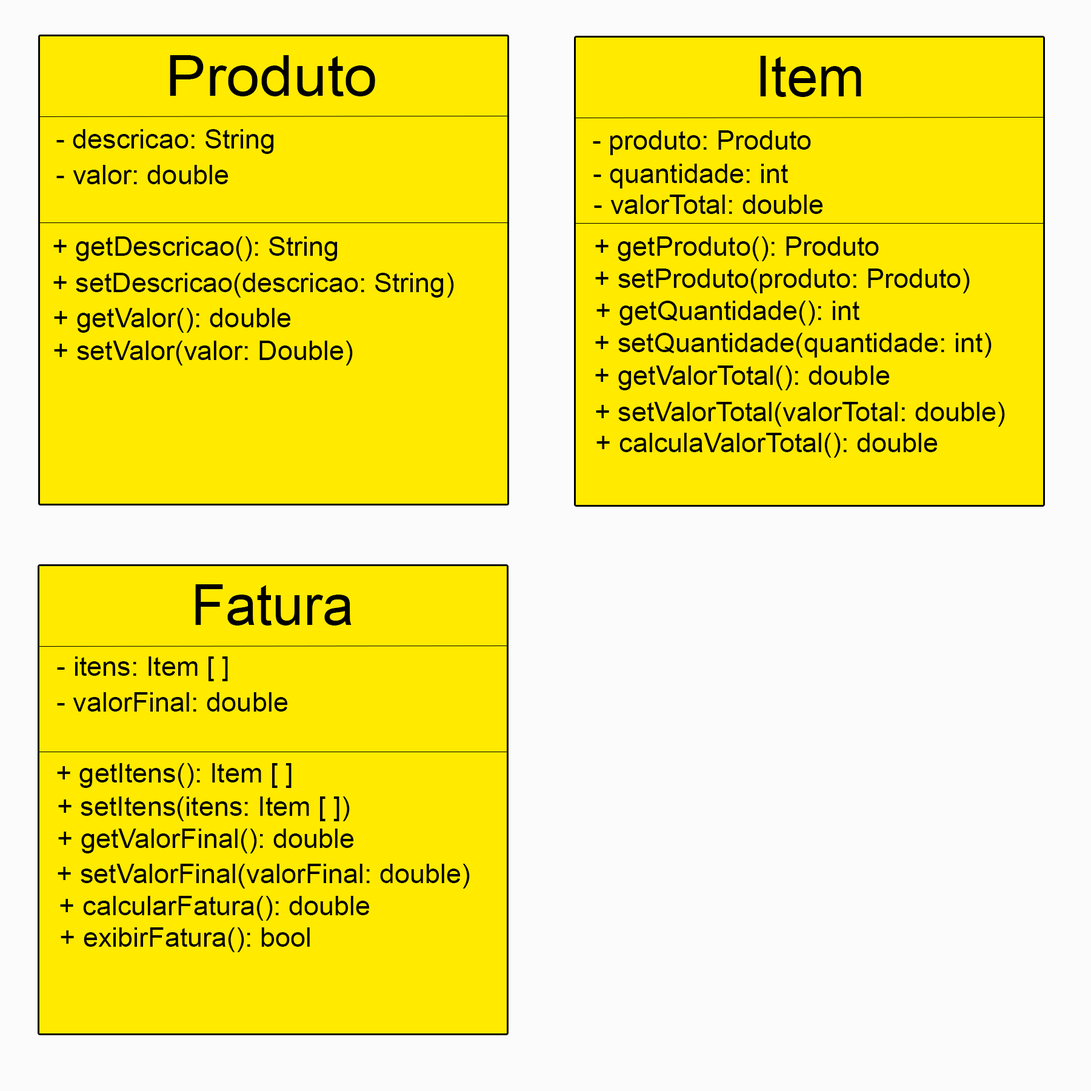
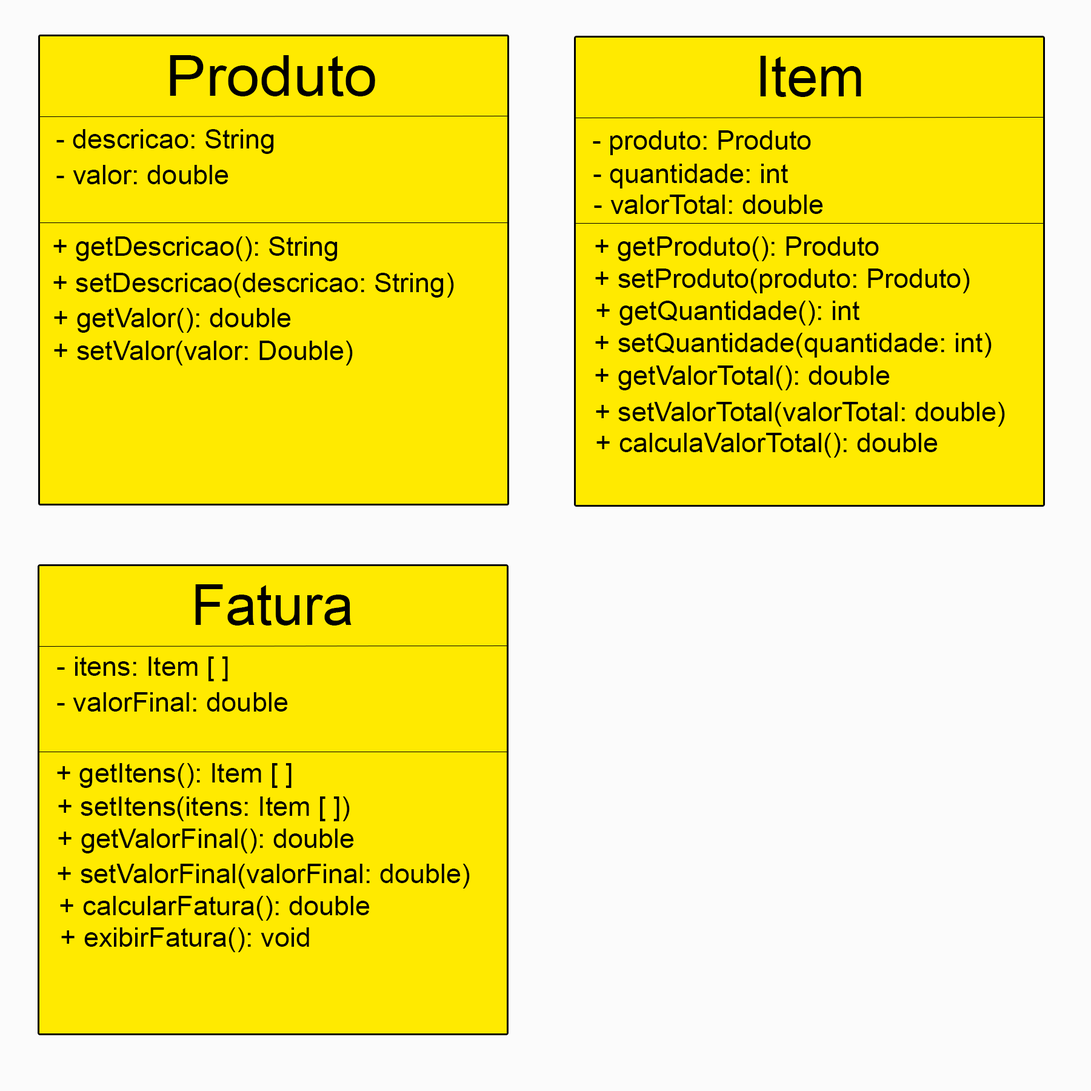
Revision of a layered (1091, 1091) image; what changed, layer by layer:
renamed "+ exibirFatura(): bool" to "+ exibirFatura(): void", painted on it over left=60, top=927, right=310, bottom=953
